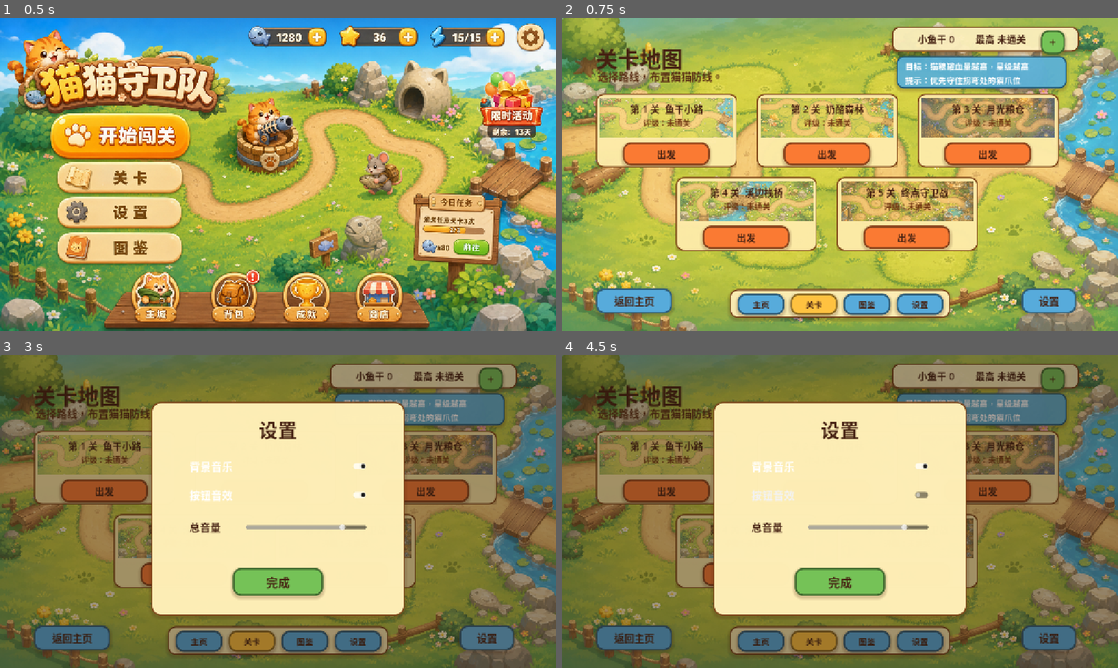
Above: before the commit, frames 1-4 (two rows, left to right).
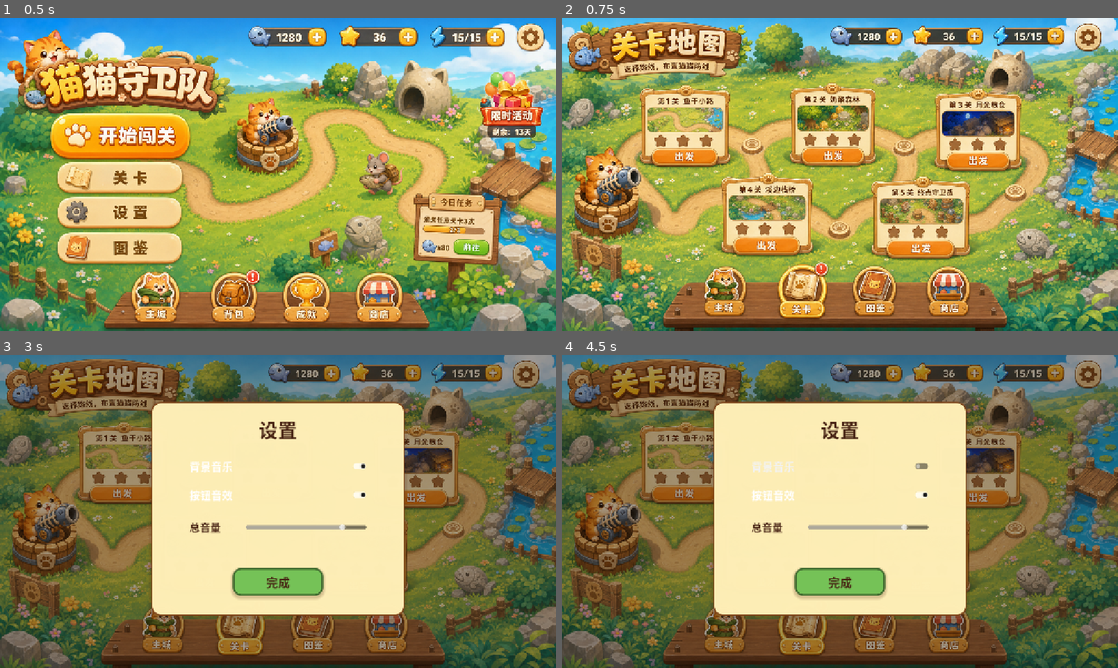
Above: after the commit, the same moments.

Repository: zhaokera/MeowDefense
Game: Godot game, scene res://scenes/main.tscn
Two runs of this game, one before a commit and one after it. Both use one fixed random seed, a clock stepped at 60 frames per second and the inputs below.
Inputs (mouse positions are in pixels of both pictures, inside the frame that each line leads up to; where the layout moved, square brackets give the same spot in the first picture):
- Up to frame 1 (0.5 s): no input
- Up to frame 2 (0.75 s): click (689, 196) at 0.5 s
- Up to frame 3 (3 s): click (166, 633) [72, 636] at 1.25 s; click (478, 567) at 2 s; click (528, 373) [489, 636] at 2.75 s
- Up to frame 4 (4.5 s): click (684, 464) [667, 489] at 3.5 s; click (834, 464) [828, 489] at 4.25 s

Frame 1 is identical in both runs. In frame 2, 91% of the frame differs, in the area x 0-100%, y 0-100%; in frame 3, 57%; in frame 4, 57%.

Commit message:
Restore level select with Image2 design

Diff:
--- a/assets/generated/assets_manifest.json
+++ b/assets/generated/assets_manifest.json
@@ -77,6 +77,11 @@
       "prompt_summary": "Image2 full-screen main menu design reference used directly as the high-fidelity menu background."
     },
     {
+      "id": "level_select_design_reference",
+      "path": "res://assets/generated/ui/level_select_design_reference.png",
+      "prompt_summary": "Image2 full-screen level select design reference used directly as the high-fidelity level map background."
+    },
+    {
       "id": "level_001_thumb",
       "path": "res://assets/generated/ui/level_001_thumb.png",
       "prompt_summary": "Level 1 thumbnail copied from the Image2 meadow background."
--- a/scripts/app/main.gd
+++ b/scripts/app/main.gd
@@ -3,6 +3,7 @@
 const BattleSceneScript := preload("res://scripts/battle/battle_scene.gd")
 const LEVEL_BACKGROUND := preload("res://assets/generated/backgrounds/level_001_meadow.png")
 const MAIN_MENU_DESIGN := preload("res://assets/generated/ui/main_menu_design_reference.png")
+const LEVEL_SELECT_DESIGN := preload("res://assets/generated/ui/level_select_design_reference.png")
 const CAT_TOWER_TEXTURE := preload("res://assets/generated/towers/orange_cat_tower.png")
 const MOUSE_TEXTURE := preload("res://assets/generated/enemies/mouse_basic.png")
 const FISH_BASE_TEXTURE := preload("res://assets/generated/bases/fish_base.png")
@@ -96,38 +97,44 @@
 
 func _show_level_select() -> void:
 	_clear_current()
-	var screen: Control = _menu_screen("LevelSelectScreen")
+	var screen: Control = _image_design_screen("LevelSelectScreen", LEVEL_SELECT_DESIGN, "LevelSelectDesignBackground")
 	_current = screen
 	add_child(screen)
 
-	_add_resource_strip(screen)
-	screen.add_child(_label("LevelTitle", "关卡地图", Vector2(78, 56), Vector2(420, 70), 50, INK, HORIZONTAL_ALIGNMENT_LEFT))
-	screen.add_child(_label("LevelSubtitle", "选择路线，布置猫猫防线。", Vector2(82, 116), Vector2(520, 36), 24, Color(0.35, 0.18, 0.08), HORIZONTAL_ALIGNMENT_LEFT))
-
-	var back_button: Button = _button("BackToMainButton", "返回主页", Vector2(78, 622), Vector2(176, 58), BLUE, 23)
+	var back_button: Button = _hotspot_button("BackToMainButton", Vector2(330, 580), Vector2(118, 120), "返回主城")
 	back_button.pressed.connect(_show_main_menu)
 	screen.add_child(back_button)
 
-	var settings_button: Button = _button("LevelSettingsButton", "设置", Vector2(1058, 622), Vector2(126, 58), BLUE, 23)
+	var settings_button: Button = _hotspot_button("LevelSettingsButton", Vector2(1178, 10), Vector2(74, 72), "设置")
 	settings_button.pressed.connect(func() -> void: _show_settings_overlay(screen))
 	screen.add_child(settings_button)
 
-	var card_positions: Array[Vector2] = [
-		Vector2(78, 174),
-		Vector2(448, 174),
-		Vector2(818, 174),
-		Vector2(262, 366),
-		Vector2(632, 366)
+	var level_hotspots: Array[Dictionary] = [
+		{"button": "StartLevel1Button", "rect": Rect2(Vector2(178, 166), Vector2(210, 176)), "level": LEVELS[0]},
+		{"button": "StartLevel2Button", "rect": Rect2(Vector2(526, 166), Vector2(210, 176)), "level": LEVELS[1]},
+		{"button": "StartLevel3Button", "rect": Rect2(Vector2(858, 176), Vector2(212, 178)), "level": LEVELS[2]},
+		{"button": "StartLevel4Button", "rect": Rect2(Vector2(368, 368), Vector2(210, 180)), "level": LEVELS[3]},
+		{"button": "StartLevel5Button", "rect": Rect2(Vector2(714, 376), Vector2(222, 178)), "level": LEVELS[4]}
 	]
-	for index: int in range(LEVELS.size()):
-		var level_info: Dictionary = LEVELS[index]
-		screen.add_child(_level_card(level_info, card_positions[index]))
-
-	var mission_panel: Panel = _panel("LevelMissionPanel", Vector2(770, 88), Vector2(392, 74), Color(0.35, 0.70, 0.86, 0.92), Color(0.13, 0.34, 0.45), 16)
-	screen.add_child(mission_panel)
-	mission_panel.add_child(_label("LevelMissionCopy", "目标：猫粮罐血量越高，星级越高\n提示：优先守住拐弯处的猫爪位", Vector2(20, 8), Vector2(352, 56), 19, Color.WHITE, HORIZONTAL_ALIGNMENT_LEFT))
-
-	_add_bottom_nav(screen, "关卡")
+	for hotspot: Dictionary in level_hotspots:
+		var rect: Rect2 = hotspot["rect"] as Rect2
+		var button: Button = _hotspot_button(str(hotspot["button"]), rect.position, rect.size, "出发")
+		var copied_info: Dictionary = (hotspot["level"] as Dictionary).duplicate(true)
+		button.pressed.connect(func() -> void: _start_level(copied_info))
+		screen.add_child(button)
+
+	var bottom_home: Button = _hotspot_button("BottomHomeButton", Vector2(330, 580), Vector2(118, 120), "主城")
+	bottom_home.pressed.connect(_show_main_menu)
+	screen.add_child(bottom_home)
+	var bottom_levels: Button = _hotspot_button("BottomLevelsButton", Vector2(500, 576), Vector2(128, 126), "关卡")
+	bottom_levels.pressed.connect(_show_level_select)
+	screen.add_child(bottom_levels)
+	var bottom_album: Button = _hotspot_button("BottomAlbumButton", Vector2(680, 584), Vector2(118, 118), "图鉴")
+	bottom_album.pressed.connect(func() -> void: _show_album_overlay(screen))
+	screen.add_child(bottom_album)
+	var bottom_shop: Button = _hotspot_button("BottomShopButton", Vector2(840, 584), Vector2(122, 118), "商店")
+	bottom_shop.pressed.connect(func() -> void: _show_reward_overlay(screen))
+	screen.add_child(bottom_shop)
 
 
 func _start_level_one() -> void:
@@ -356,13 +363,13 @@
 	return screen
 
 
-func _image_design_screen(screen_name: String, texture: Texture2D) -> Control:
+func _image_design_screen(screen_name: String, texture: Texture2D, background_name: String = "Image2DesignBackground") -> Control:
 	var screen: Control = Control.new()
 	screen.name = screen_name
 	screen.set_anchors_and_offsets_preset(Control.PRESET_FULL_RECT)
 
 	var background: TextureRect = TextureRect.new()
-	background.name = "Image2DesignBackground"
+	background.name = background_name
 	background.set_anchors_and_offsets_preset(Control.PRESET_FULL_RECT)
 	background.texture = texture
 	background.expand_mode = TextureRect.EXPAND_IGNORE_SIZE
--- a/tests/run_menu_tests.gd
+++ b/tests/run_menu_tests.gd
@@ -72,7 +72,7 @@
 		var level_button: Button = _assert_button(instance, "StartLevel1Button", "level select should start level one")
 		for level_index: int in range(1, 6):
 			_assert_button(instance, "StartLevel%dButton" % level_index, "level select should expose level %d" % level_index)
-		_assert_level_select_layout(instance)
+		_assert_level_select_uses_image2_design(instance)
 		if level_button != null:
 			level_button.emit_signal("pressed")
 			await process_frame
@@ -161,28 +161,14 @@
 	return null
 
 
-func _assert_level_select_layout(root_node: Node) -> void:
-	var mission: Control = _assert_control(root_node, "LevelMissionPanel", "level select should include the mission panel")
-	var first_card: Control = _assert_control(root_node, "LevelCard1", "level select should include the first level card")
-	var bottom_nav: Control = _assert_control(root_node, "BottomNav", "level select should include bottom navigation")
-
-	if mission != null and first_card != null:
-		var mission_rect: Rect2 = mission.get_global_rect()
-		var first_card_rect: Rect2 = first_card.get_global_rect()
-		_assert_true(mission_rect.position.y + mission_rect.size.y <= first_card_rect.position.y - 8.0, "level mission panel should not overlap the first row of level cards")
-
-	if bottom_nav != null:
-		var nav_rect: Rect2 = bottom_nav.get_global_rect()
-		for level_index: int in range(1, 6):
-			var card: Control = _assert_control(root_node, "LevelCard%d" % level_index, "level card %d should be a control" % level_index)
-			var thumb: Control = _assert_control(root_node, "Level%dThumb" % level_index, "level %d thumbnail should be a control" % level_index)
-			if card == null or thumb == null:
-				continue
-			_assert_true(card.clip_contents, "level card %d should clip its thumbnail art" % level_index)
-			var card_rect: Rect2 = card.get_global_rect()
-			var thumb_rect: Rect2 = thumb.get_global_rect()
-			_assert_true(_rect_contains(card_rect, thumb_rect), "level %d thumbnail should stay inside its card" % level_index)
-			_assert_true(card_rect.position.y + card_rect.size.y <= nav_rect.position.y - 16.0, "level card %d should leave room above bottom navigation" % level_index)
+func _assert_level_select_uses_image2_design(root_node: Node) -> void:
+	var design_background: TextureRect = _assert_texture_rect(root_node, "LevelSelectDesignBackground", "level select should use the Image2 design background")
+	if design_background != null and design_background.texture != null:
+		_assert_true(design_background.texture.resource_path == "res://assets/generated/ui/level_select_design_reference.png", "level select should render from the Image2 design asset")
+	_assert_missing(root_node, "LevelTitle", "level select should not rebuild the title plaque with code labels")
+	_assert_missing(root_node, "LevelMissionPanel", "level select should not rebuild the mission panel with code panels")
+	_assert_missing(root_node, "LevelCard1", "level select should not rebuild level cards with code panels")
+	_assert_missing(root_node, "BottomNav", "level select should not rebuild bottom navigation with code panels")
 
 
 func _rect_contains(outer: Rect2, inner: Rect2) -> bool:
Binary file changed: artifacts/level_select.png
Binary file added: assets/generated/ui/level_select_design_reference.png
Not shown, added: assets/generated/ui/level_select_design_reference.png.import
Not shown, changed: artifacts/campaign_asset_inventory.md
Not shown, changed: design-qa.md
